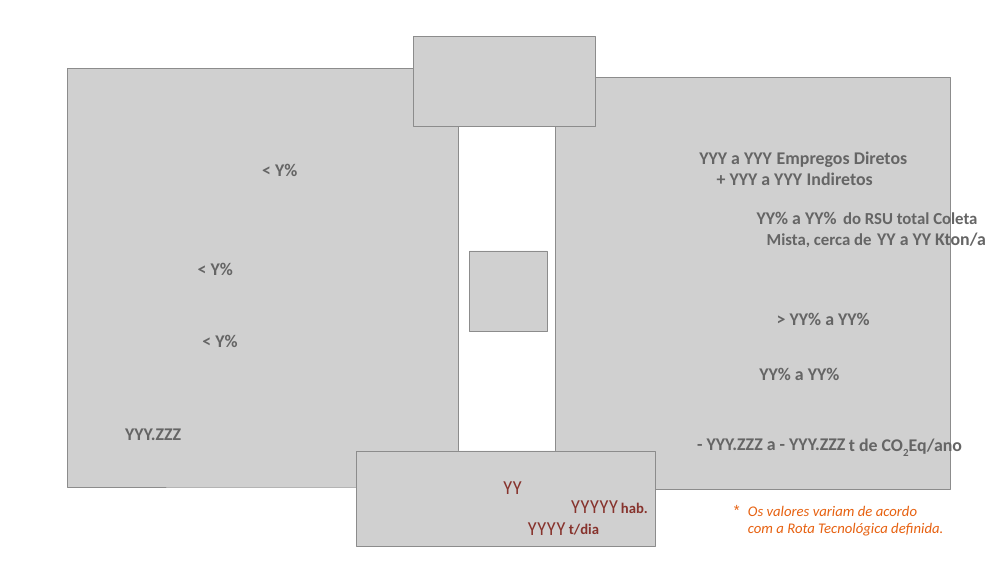
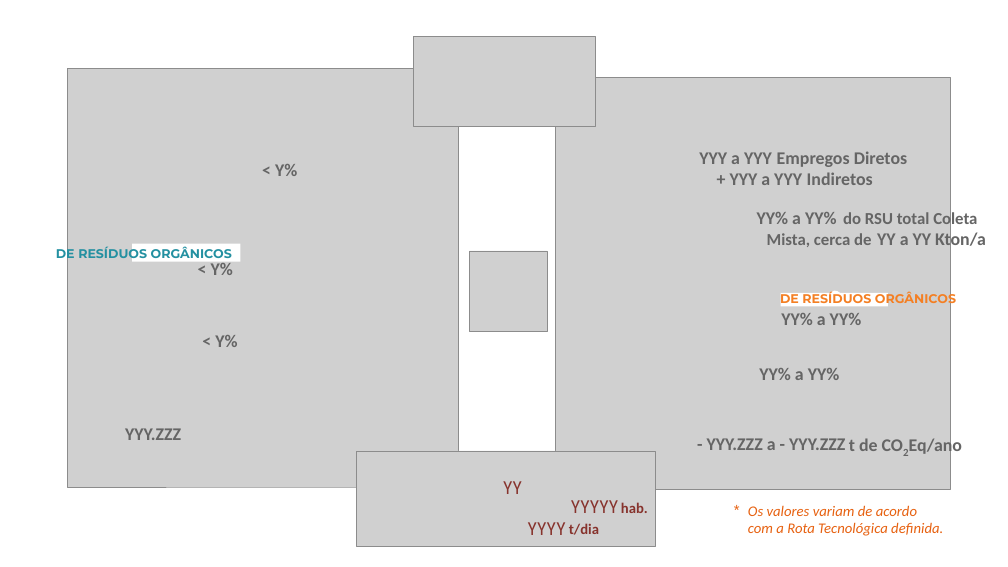
Before and after one commit to cristiansimioni/gestaoregionalizadarsu, a slide deck: slide 4 of templates/Infográficos.pptx. Drawn at 1008x567 pixels with LibreOffice and Linux fonts; fonts in the diff are those of the drawing; grey boxes stand for pictures; background and template pictures are left out. Boxes give left, top, right and bottom in pixels: in the first picture for what was removed or moved away, otherwise in the second. Text is boxed around its words. In the diff, an @@ line names an element or a change of style, - is before the commit and + after.

```diff
--- a/templates/Infográficos.pptx
+++ b/templates/Infográficos.pptx
@@ text added at (x1=56, y1=246, x2=232, y2=262), 12 pt, text #2390A1, bold @@
+DE RESÍDUOS ORGÂNICOS
@@ rectangle added at (x1=132, y1=243, x2=240, y2=262), fill #FFFFFF @@
@@ text added at (x1=780, y1=291, x2=956, y2=307), 12 pt, text #F47F23, bold @@
+DE RESÍDUOS ORGÂNICOS
@@ rectangle added at (x1=781, y1=293, x2=889, y2=307), fill #FFFFFF @@
@@ ellipse added at (x1=830, y1=289, x2=843, y2=301), fill #FFFFFF @@
@@ text at (x1=781, y1=313, x2=862, y2=325): text changed @@
-> YY% a YY%
+YY% a YY%
```
Also in this commit, not shown: 36 other files.
